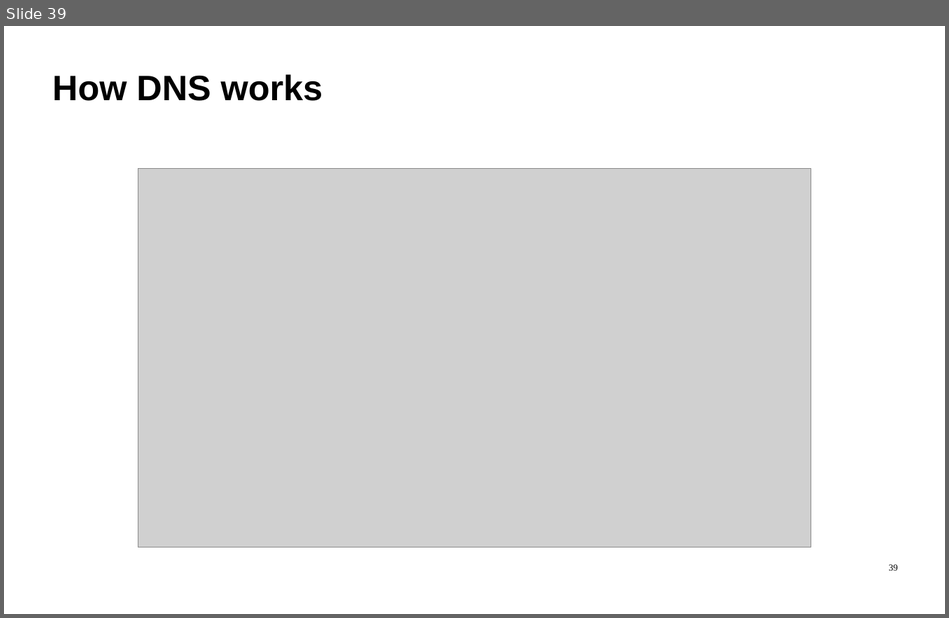
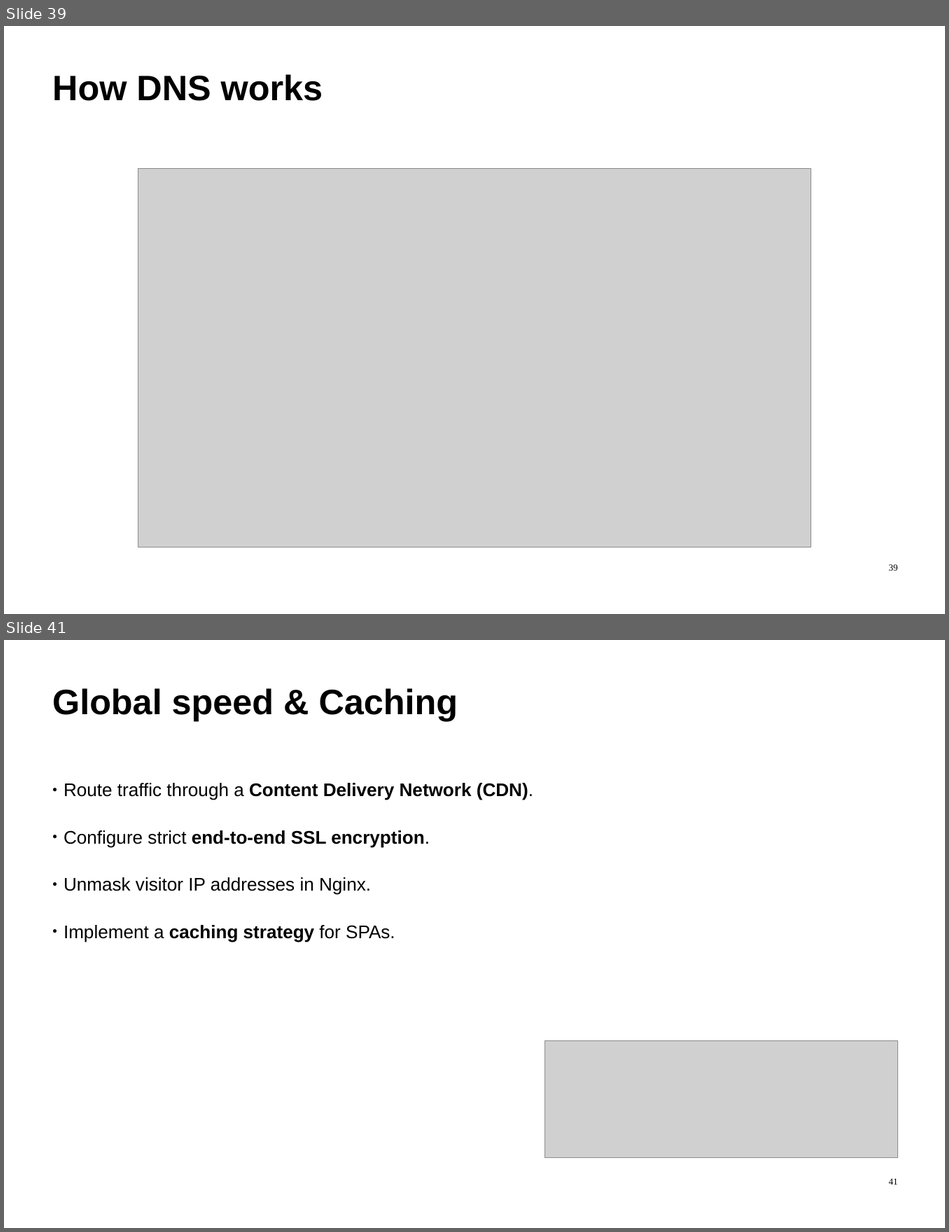
Before and after one commit to ImadSaddik/FullStackDeploymentHandbook, a slide deck: course-assets/slides/full_stack_deployment_guide.odp. Shown one above the other, each under a label of ours: slide 39 before the commit, slides 39 and 41 after it; the slides between them are not shown. The pictures are 949x618 and 949x1232 pixels, drawn with LibreOffice and Linux fonts; fonts in the diff are those of the drawing; grey boxes stand for pictures. Boxes give left, top, right and bottom in pixels: in the first picture for what was removed or moved away, otherwise in the second. Text is boxed around its words. In the diff, an @@ line names an element or a change of style, - is before the commit and + after.

Commit message:
slides: add pages for ch4.2

```diff
--- a/course-assets/slides/full_stack_deployment_guide.odp
+++ b/course-assets/slides/full_stack_deployment_guide.odp
@@ slide 41 added at [4,640,945,1228], background #FFFFFF @@
@@ text added at [52,688,458,721], 54 pt, text #000000, bold @@
+Global speed & Caching
@@ text added at [63,783,533,942], 28 pt, text #000000 @@
+● Route traffic through a Content Delivery Network (CDN).
+● Configure strict end-to-end SSL encryption.
+● Unmask visitor IP addresses in Nginx.
+● Implement a caching strategy for SPAs.
@@ picture added at [545,1041,898,1157] @@
@@ page number added at [889,1178,898,1185], 14 pt, text #000000 @@
+41
```
Also in this commit, not shown: 5 other slides added, 1 other file.
